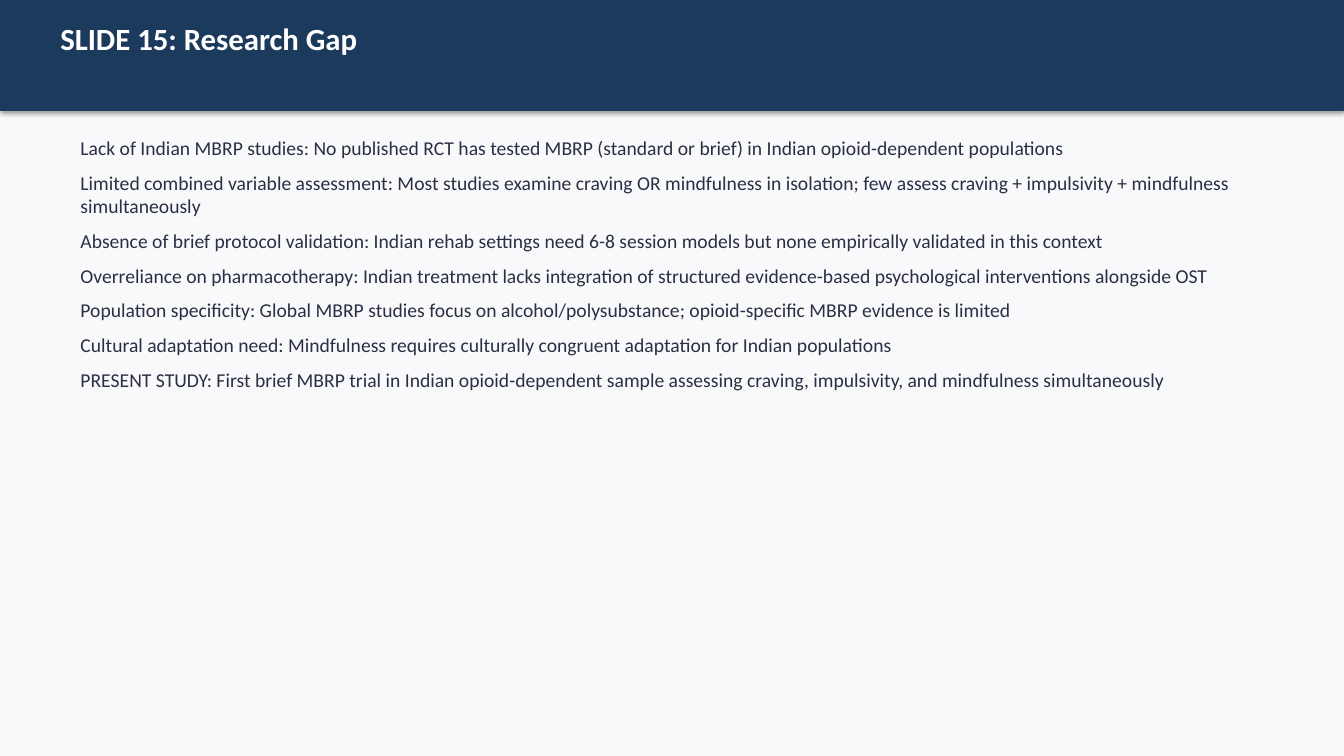
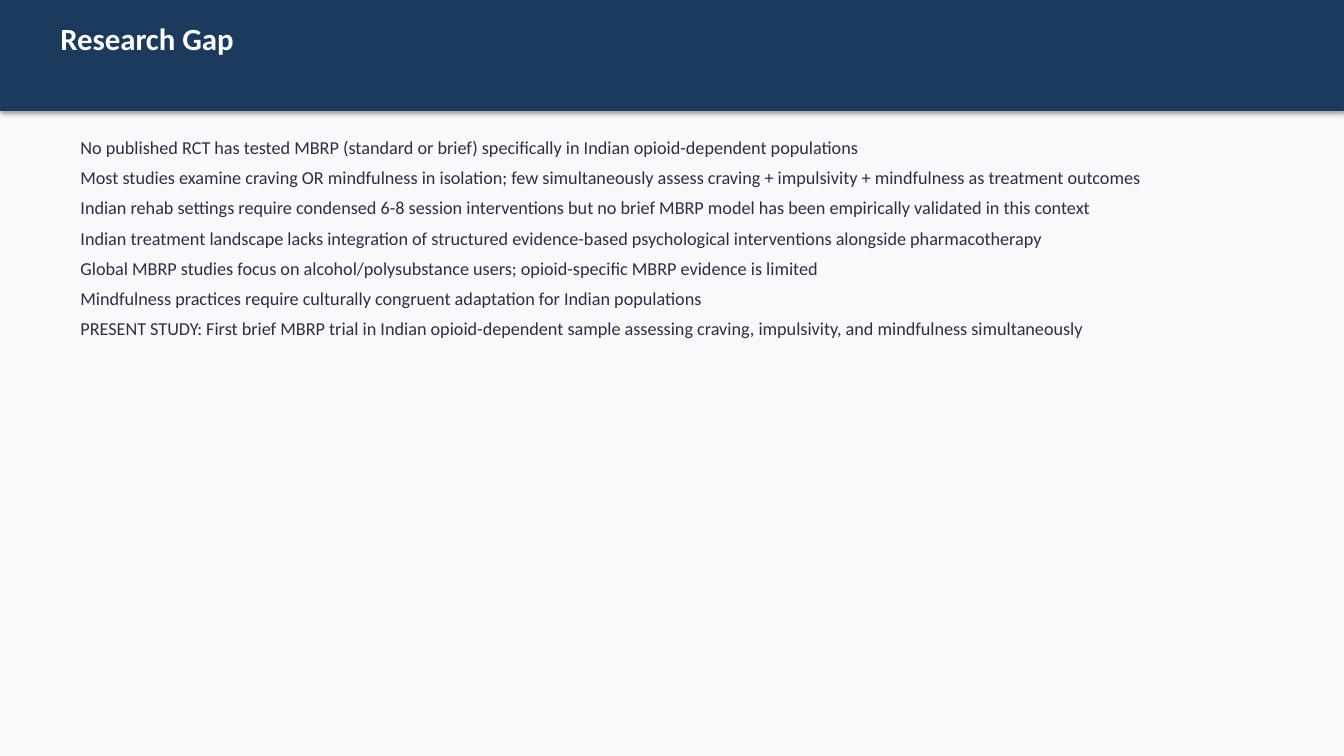
Before and after one commit to tejasdangodra786-byte/Dango-kiro, a slide deck: slide 13 of MBRP_Research_Synopsis_PPT.pptx (slide 15 before the commit). Drawn at 1344x756 pixels with LibreOffice and Linux fonts; fonts in the diff are those of the drawing. Boxes give left, top, right and bottom in pixels: in the first picture for what was removed or moved away, otherwise in the second. Text is boxed around its words. In the diff, an @@ line names an element or a change of style, - is before the commit and + after.

Commit message:
Update PPT: Literature Review now 5 detailed paragraph-style slides (38 slides total)

```diff
--- a/MBRP_Research_Synopsis_PPT.pptx
+++ b/MBRP_Research_Synopsis_PPT.pptx
@@ text at box(60, 28, 233, 55): text changed @@
-SLIDE 15: Research Gap
+Research Gap
@@ text at box(80, 141, 1141, 308): text changed; size 14 to 13 pt @@
-Lack of Indian MBRP studies: No published RCT has tested MBRP (standard or brief) in Indian opioid-dependent populations
-Limited combined variable assessment: Most studies examine craving OR mindfulness in isolation; few assess craving + impulsivity + mindfulness simultaneously
-Absence of brief protocol validation: Indian rehab settings need 6-8 session models but none empirically validated in this context
-Overreliance on pharmacotherapy: Indian treatment lacks integration of structured evidence-based psychological interventions alongside OST
-Population specificity: Global MBRP studies focus on alcohol/polysubstance; opioid-specific MBRP evidence is limited
-Cultural adaptation need: Mindfulness requires culturally congruent adaptation for Indian populations
+No published RCT has tested MBRP (standard or brief) specifically in Indian opioid-dependent populations
+Most studies examine craving OR mindfulness in isolation; few simultaneously assess craving + impulsivity + mindfulness as treatment outcomes
+Indian rehab settings require condensed 6-8 session interventions but no brief MBRP model has been empirically validated in this context
+Indian treatment landscape lacks integration of structured evidence-based psychological interventions alongside pharmacotherapy
+Global MBRP studies focus on alcohol/polysubstance users; opioid-specific MBRP evidence is limited
+Mindfulness practices require culturally congruent adaptation for Indian populations
@@ text at box(80, 322, 1082, 338): size 14 to 13 pt in "PRESENT STUDY: First brief MBRP trial in ..."; less space between paragraphs @@
```
Also in this commit, not shown: 33 other slides changed, 4 slides added, 6 slides removed, 1 other file.
